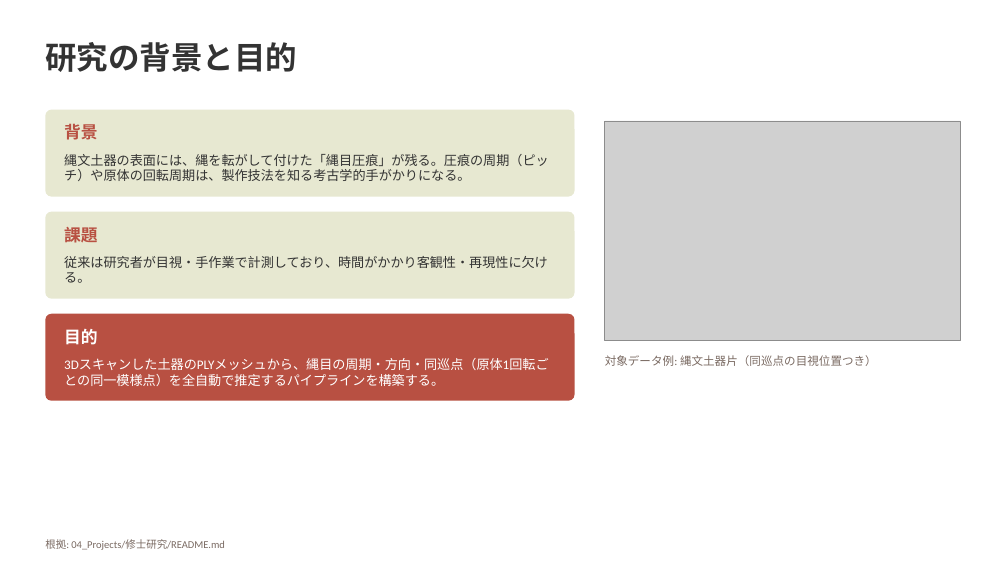
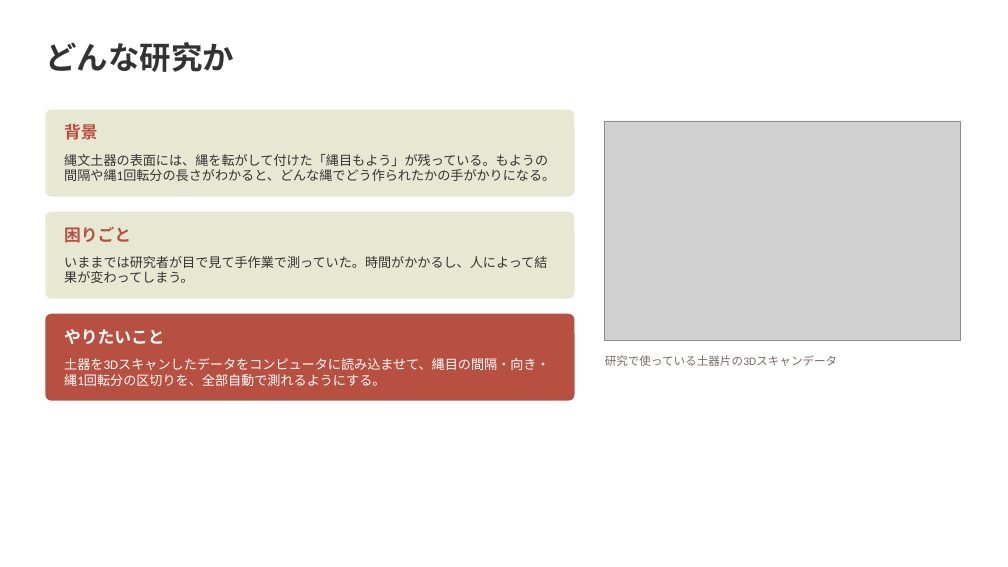
Before and after one commit to Ryusan09/MultivariatAanalysis, a slide deck: slide 2 of 13/第13回発表_修士研究と大規模計算.pptx. Drawn at 1008x567 pixels with LibreOffice and Linux fonts; fonts in the diff are those of the drawing; grey boxes stand for pictures. Boxes give left, top, right and bottom in pixels: in the first picture for what was removed or moved away, otherwise in the second. Text is boxed around its words. In the diff, an @@ line names an element or a change of style, - is before the commit and + after.

```diff
--- a/13/第13回発表_修士研究と大規模計算.pptx
+++ b/13/第13回発表_修士研究と大規模計算.pptx
@@ text at <box>45,42,234,72</box>: text changed @@
-研究の背景と目的
+どんな研究か
@@ text at <box>64,154,555,181</box>: text changed @@
-縄文土器の表面には、縄を転がして付けた「縄目圧痕」が残る。圧痕の周期（ピッチ）や原体の回転周期は、製作技法を知る考古学的手がかりになる。
+縄文土器の表面には、縄を転がして付けた「縄目もよう」が残っている。もようの間隔や縄1回転分の長さがわかると、どんな縄でどう作られたかの手がかりになる。
@@ text at <box>64,226,131,243</box>: text changed @@
-課題
+困りごと
@@ text at <box>64,256,547,283</box>: text changed @@
-従来は研究者が目視・手作業で計測しており、時間がかかり客観性・再現性に欠ける。
+いままでは研究者が目で見て手作業で測っていた。時間がかかるし、人によって結果が変わってしまう。
@@ text at <box>64,329,164,344</box>: text changed @@
-目的
+やりたいこと
@@ text at <box>64,358,549,386</box>: text changed @@
-3Dスキャンした土器のPLYメッシュから、縄目の周期・方向・同巡点（原体1回転ごとの同一模様点）を全自動で推定するパイプラインを構築する。
+土器を3Dスキャンしたデータをコンピュータに読み込ませて、縄目の間隔・向き・縄1回転分の区切りを、全部自動で測れるようにする。
@@ text at <box>605,355,837,366</box>: text changed @@
-対象データ例: 縄文土器片（同巡点の目視位置つき）
+研究で使っている土器片の3Dスキャンデータ
@@ text removed at <box>45,539,225,550</box> @@
-根拠: 04_Projects/修士研究/README.md
```
Also in this commit, not shown: 7 other slides changed, 2 slides added, 2 slides removed, 1 other file.
